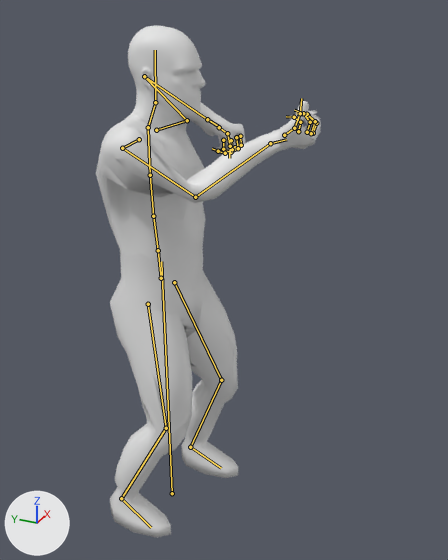
A saved change to the glTF model TerraForest/addons/characters/authoring/Human.pickaxe_crosscut.glb.
Camera for both pictures: a 50 mm camera at (-1.667, -0.978, 1.82) aimed at (0.058, -0.202, 0.958). The lights are fixed; the arrows at lower left show +X, +Y and +Z. The older version comes first. Both versions are drawn at frame 23 of the action 'FP_Pickaxe_Crosscut_Swing'; the numbers are the values there. The bones that change, and the others that lie on the model, are drawn over the model as lines.

In view in the first picture: 'Human_Body'.
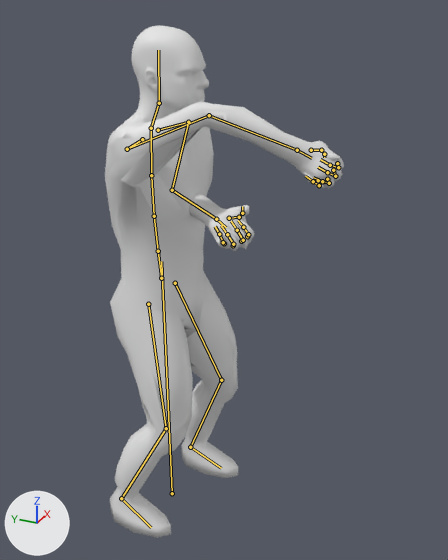
Boxes (x1, y1, x2, y2) around the edits, measured in the pictures (448 x 560 px):
```json
{"object": "Human_Body", "change": "posed", "before": [96, 25, 321, 538], "after": [105, 26, 344, 538], "on screen": "6% wider"}
{"bone": "Spine", "before": "(158, 250) to (153, 216)", "after": "(158, 251) to (154, 216)"}
{"bone": "Spine1", "before": "(153, 216) to (150, 175)", "after": "(154, 216) to (151, 175)"}
{"bone": "LeftShoulder", "before": "(156, 130) to (187, 120)", "after": "(158, 130) to (188, 122)"}
{"bone": "LeftArm", "before": "(187, 120) to (144, 76)", "after": "(188, 122) to (172, 190)"}
{"bone": "LeftForeArm", "before": "(144, 76) to (207, 119)", "after": "(172, 190) to (216, 219)"}
{"bone": "LeftHand", "before": "(207, 119) to (219, 126)", "after": "(216, 219) to (226, 227)"}
{"bone": "RightShoulder", "before": "(139, 139) to (122, 148)", "after": "(142, 139) to (127, 149)"}
{"bone": "RightArm", "before": "(122, 148) to (195, 197)", "after": "(127, 149) to (209, 115)"}
{"bone": "RightForeArm", "before": "(195, 197) to (270, 143)", "after": "(209, 115) to (297, 150)"}
{"bone": "RightHand", "before": "(270, 143) to (286, 139)", "after": "(297, 150) to (311, 158)"}
```

Scene script edits in JSON lines:
```json
{"block": "bone_spine", "where": "bone_spine = bpy.data.objects['Human_Rig'].pose.bones['Spine']  # child of 'Hips'"}
{"op": "set", "path": "bone_spine.rotation_quaternion", "old": "(1.0, 0.017, 0.023, 0.002)", "new": "(0.999, 0.023, 0.031, 0.003)", "note": "degrees (2, 3, 0) -> degrees (3, 4, 0)"}
{"block": "bone_spine1", "where": "bone_spine1 = bpy.data.objects['Human_Rig'].pose.bones['Spine1']  # child of 'Spine'"}
{"op": "set", "path": "bone_spine1.rotation_quaternion", "old": "(1.0, 0.017, 0.023, 0.002)", "new": "(0.999, 0.023, 0.031, 0.003)", "note": "degrees (2, 3, 0) -> degrees (3, 4, 0)"}
{"block": "bone_leftshoulder", "where": "bone_leftshoulder = bpy.data.objects['Human_Rig'].pose.bones['LeftShoulder']  # child of 'Spine2'"}
{"op": "set", "path": "bone_leftshoulder.rotation_quaternion", "old": "(0.963, 0.178, -0.043, -0.198)", "new": "(0.959, 0.165, -0.055, -0.223)", "note": "degrees (21, -1, -23) -> degrees (20, -2, -27)"}
{"block": "bone_leftarm", "where": "bone_leftarm = bpy.data.objects['Human_Rig'].pose.bones['LeftArm']  # child of 'LeftShoulder'"}
{"op": "set", "path": "bone_leftarm.rotation_quaternion", "old": "(0.132, 0.25, -0.349, -0.893)", "new": "(0.418, -0.884, -0.181, 0.105)", "note": "degrees (48, 21, -154) -> degrees (-129, 2, 24)"}
{"block": "bone_leftforearm", "where": "bone_leftforearm = bpy.data.objects['Human_Rig'].pose.bones['LeftForeArm']  # child of 'LeftArm'"}
{"op": "set", "path": "bone_leftforearm.rotation_quaternion", "old": "(-0.007, -0.284, 0.065, 0.957)", "new": "(0.866, -0.328, -0.104, -0.364)", "note": "degrees (9, 33, -177) -> degrees (-33, -25, -38)"}
{"block": "bone_lefthand", "where": "bone_lefthand = bpy.data.objects['Human_Rig'].pose.bones['LeftHand']  # child of 'LeftForeArm'"}
{"op": "set", "path": "bone_lefthand.rotation_quaternion", "old": "(0.991, -0.065, -0.049, -0.103)", "new": "(0.997, 0.077, 0.023, 0.017)", "note": "degrees (-7, -6, -11) -> degrees (9, 2, 2)"}
{"block": "bone_rightshoulder", "where": "bone_rightshoulder = bpy.data.objects['Human_Rig'].pose.bones['RightShoulder']  # child of 'Spine2'"}
{"op": "set", "path": "bone_rightshoulder.rotation_quaternion", "old": "(0.982, 0.17, 0.06, 0.061)", "new": "(0.982, 0.167, 0.08, 0.04)", "note": "degrees (20, 6, 8) -> degrees (20, 8, 6)"}
{"block": "bone_rightarm", "where": "bone_rightarm = bpy.data.objects['Human_Rig'].pose.bones['RightArm']  # child of 'RightShoulder'"}
{"op": "set", "path": "bone_rightarm.rotation_quaternion", "old": "(0.653, -0.559, 0.16, 0.485)", "new": "(0.634, 0.144, 0.116, 0.751)", "note": "degrees (-61, 49, 44) -> degrees (21, -4, 99)"}
{"block": "bone_rightforearm", "where": "bone_rightforearm = bpy.data.objects['Human_Rig'].pose.bones['RightForeArm']  # child of 'RightArm'"}
{"op": "set", "path": "bone_rightforearm.rotation_quaternion", "old": "(0.539, -0.312, 0.718, 0.31)", "new": "(0.646, -0.287, 0.604, -0.367)", "note": "degrees (-26, 105, 27) -> degrees (-83, 35, -90)"}
{"block": "bone_righthand", "where": "bone_righthand = bpy.data.objects['Human_Rig'].pose.bones['RightHand']  # child of 'RightForeArm'"}
{"op": "set", "path": "bone_righthand.rotation_quaternion", "old": "(0.99, 0.143, 0.006, 0.007)", "new": "(0.997, -0.029, -0.036, -0.066)", "note": "degrees (16, 1, 1) -> degrees (-3, -4, -7)"}
```
